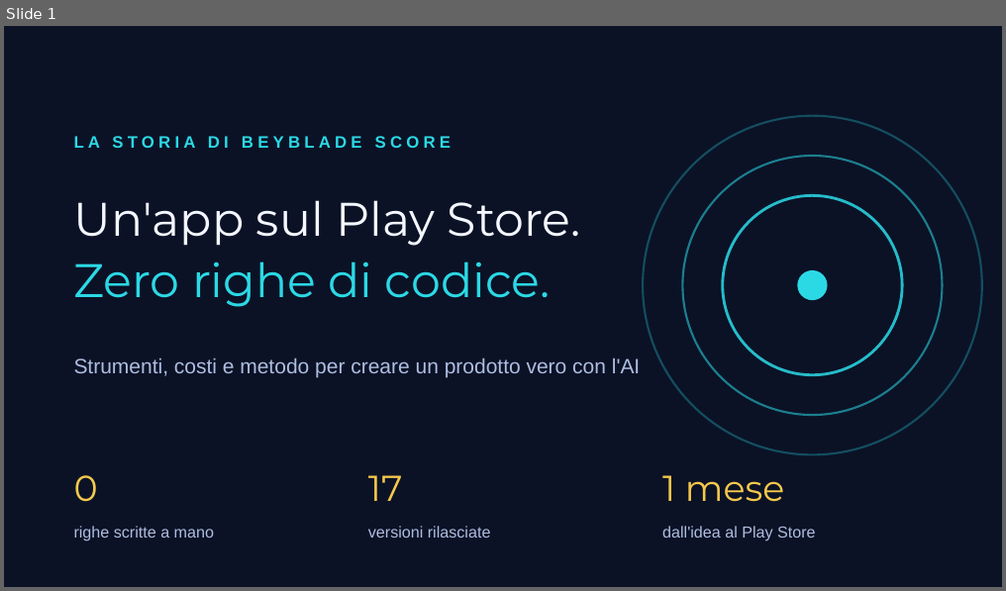
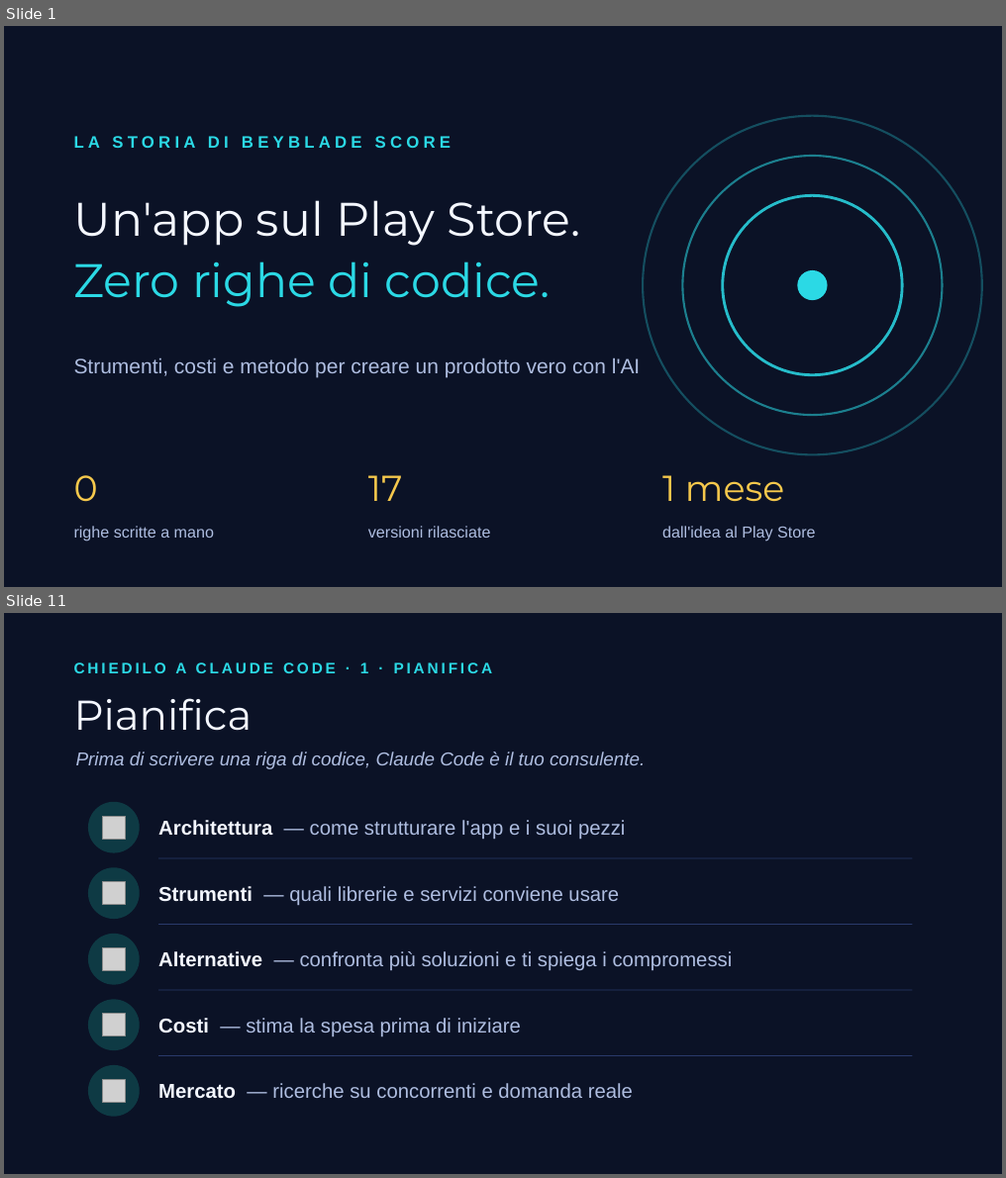
Before and after one commit to albertocabasvidani/beybladex-score, a slide deck: video/slide-video-ai.pptx. Shown one above the other, each under a label of ours: slide 1 before the commit, slides 1 and 11 after it; the slides between them are not shown. The pictures are 1006x591 and 1006x1178 pixels, drawn with LibreOffice and Linux fonts; fonts in the diff are those of the drawing; grey boxes stand for pictures. Boxes give left, top, right and bottom in pixels: in the first picture for what was removed or moved away, otherwise in the second. Text is boxed around its words. In the diff, an @@ line names an element or a change of style, - is before the commit and + after.

```diff
--- a/video/slide-video-ai.pptx
+++ b/video/slide-video-ai.pptx
@@ slide 11 added at (4, 613, 1002, 1174), background #0B1226 @@
@@ text added at (74, 663, 493, 673), 11 pt, text #2BD9E5, bold @@
+CHIEDILO A CLAUDE CODE · 1 · PIANIFICA
@@ text added at (74, 698, 252, 731), 30 pt, text #F4F7FF @@
+Pianifica
@@ text added at (76, 752, 645, 769), 13.5 pt, text #AEBDE0, italic @@
+Prima di scrivere una riga di codice, Claude Code è il tuo consulente.
@@ ellipse added at (89, 803, 139, 853), fill #0E3A44, outline #0E3A44 1 pt @@
@@ picture added at (102, 817, 125, 840) @@
@@ text added at (158, 820, 625, 839), 14.5 pt, text #AEBDE0 @@
+Architettura — come strutturare l'app e i suoi pezzi
@@ ellipse added at (89, 868, 139, 918), fill #0E3A44, outline #0E3A44 1 pt @@
@@ line added from (158, 859) to (912, 859), #2A3A6B 0.5 pt @@
@@ picture added at (102, 881, 125, 904) @@
@@ text added at (158, 886, 619, 905), 14.5 pt, text #AEBDE0 @@
+Strumenti — quali librerie e servizi conviene usare
@@ ellipse added at (89, 935, 139, 984), fill #0E3A44, outline #0E3A44 1 pt @@
@@ line added from (158, 924) to (912, 924), #2A3A6B 0.5 pt @@
@@ picture added at (102, 948, 125, 970) @@
@@ text added at (158, 952, 733, 970), 14.5 pt, text #AEBDE0 @@
+Alternative — confronta più soluzioni e ti spiega i compromessi
@@ line added from (158, 990) to (912, 990), #2A3A6B 0.5 pt @@
@@ ellipse added at (89, 1000, 139, 1051), fill #0E3A44, outline #0E3A44 1 pt @@
@@ picture added at (102, 1013, 125, 1036) @@
@@ text added at (158, 1018, 521, 1037), 14.5 pt, text #AEBDE0 @@
+Costi — stima la spesa prima di iniziare
@@ line added from (158, 1057) to (912, 1057), #2A3A6B 0.5 pt @@
@@ ellipse added at (89, 1066, 139, 1116), fill #0E3A44, outline #0E3A44 1 pt @@
@@ picture added at (102, 1079, 125, 1102) @@
@@ text added at (158, 1083, 633, 1099), 14.5 pt, text #AEBDE0 @@
+Mercato — ricerche su concorrenti e domanda reale
```
Also in this commit, not shown: 6 slides changed, 5 other slides added, 1 other file.
